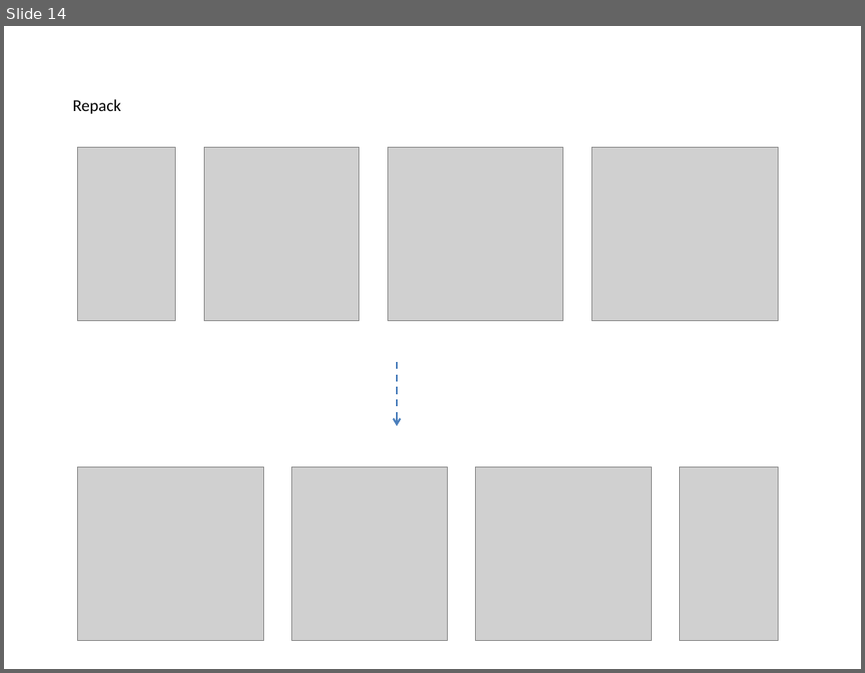
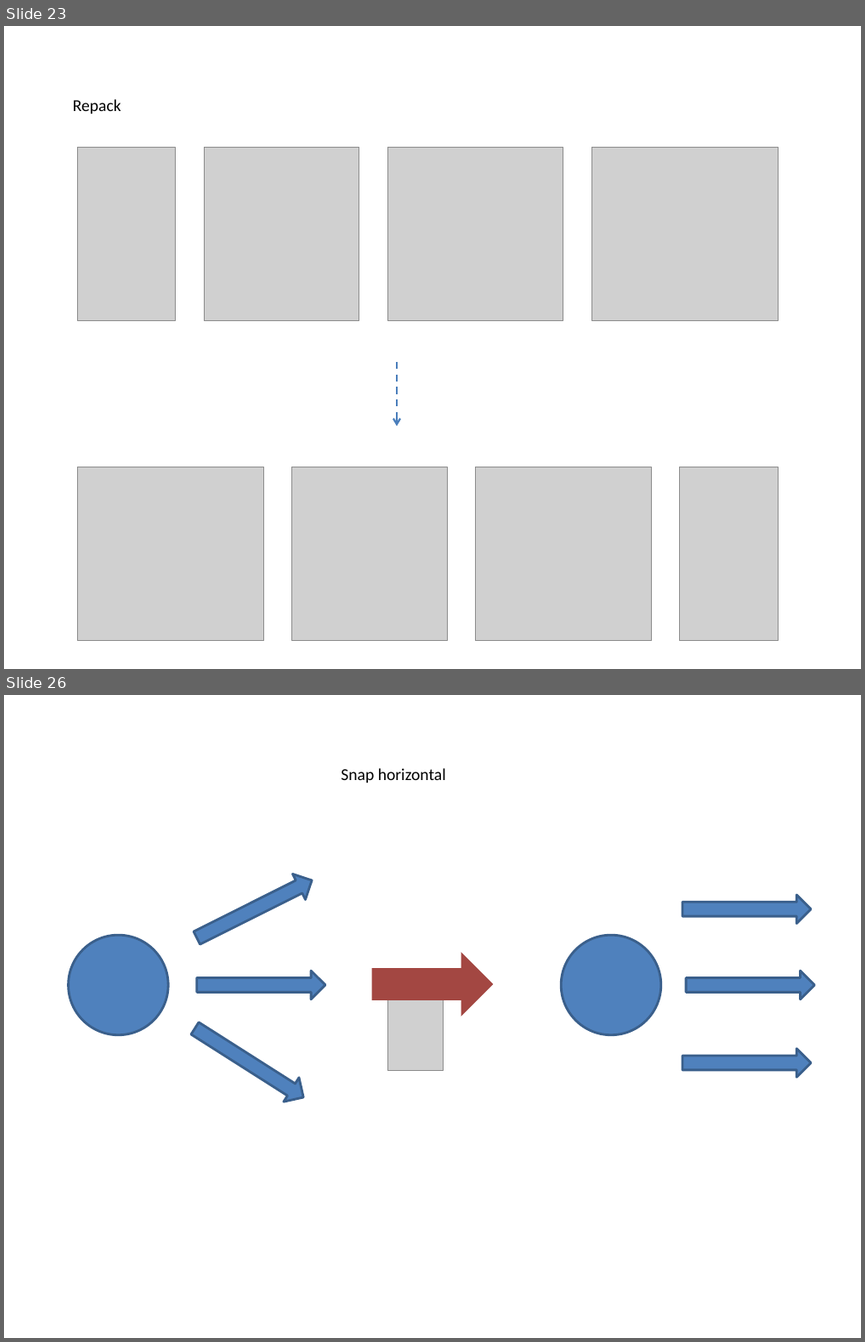
Before and after one commit to PowerPointLabs/PowerPointLabs, a slide deck: doc/Examples-PositionsLab.pptx. Shown one above the other, each under a label of ours: slide 14 before the commit, slides 23 and 26 after it; the slides between them are not shown. The pictures are 865x673 and 865x1342 pixels, drawn with LibreOffice and Linux fonts; fonts in the diff are those of the drawing; grey boxes stand for pictures. Boxes give left, top, right and bottom in pixels: in the first picture for what was removed or moved away, otherwise in the second. Text is boxed around its words. In the diff, an @@ line names an element or a change of style, - is before the commit and + after.

```diff
--- a/doc/Examples-PositionsLab.pptx
+++ b/doc/Examples-PositionsLab.pptx
@@ slide 26 added at (x1=4, y1=695, x2=861, y2=1338), background #FFFFFF @@
@@ text added at (x1=341, y1=768, x2=446, y2=783), 14 pt, text #000000 @@
+Snap horizontal
@@ right arrow added at (x1=190, y1=868, x2=318, y2=950), fill #4F81BD, outline #3A5F8C 2 pt @@
@@ right arrow added at (x1=682, y1=895, x2=812, y2=923), fill #4F81BD, outline #3A5F8C 2 pt @@
@@ ellipse added at (x1=69, y1=935, x2=169, y2=1035), fill #4F81BD, outline #3A5F8C 2 pt @@
@@ ellipse added at (x1=561, y1=935, x2=661, y2=1035), fill #4F81BD, outline #3A5F8C 2 pt @@
@@ right arrow added at (x1=197, y1=971, x2=325, y2=999), fill #4F81BD, outline #3A5F8C 2 pt @@
@@ down arrow added at (x1=371, y1=952, x2=493, y2=1015), fill #A34742 @@
@@ right arrow added at (x1=686, y1=971, x2=815, y2=999), fill #4F81BD, outline #3A5F8C 2 pt @@
@@ picture added at (x1=388, y1=999, x2=443, y2=1069) @@
@@ right arrow added at (x1=188, y1=1015, x2=311, y2=1108), fill #4F81BD, outline #3A5F8C 2 pt @@
@@ right arrow added at (x1=682, y1=1048, x2=812, y2=1077), fill #4F81BD, outline #3A5F8C 2 pt @@
@@ what was slide 14 is now slide 23 @@
```
Also in this commit, not shown: 1 slide changed, 12 other slides added, 2 slides removed.
